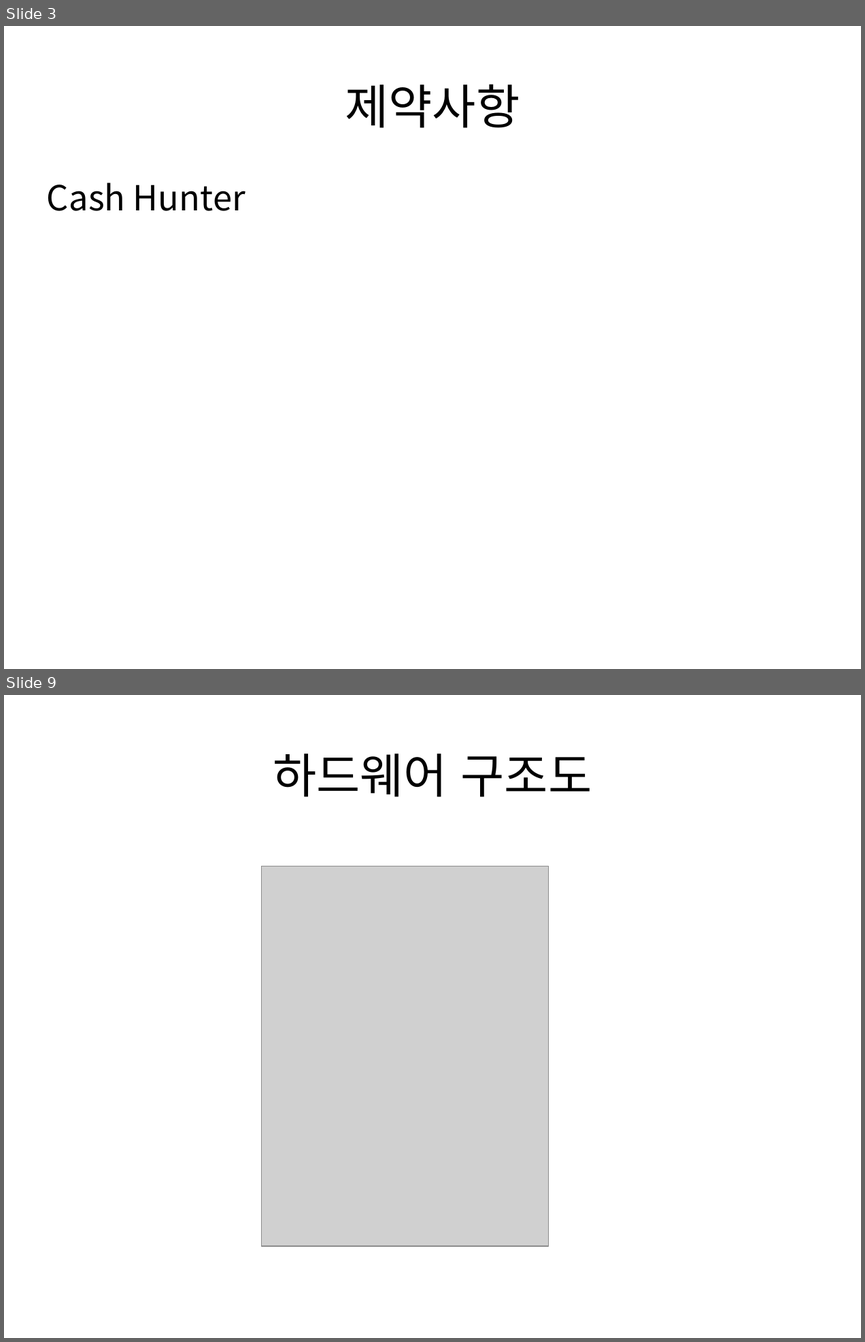
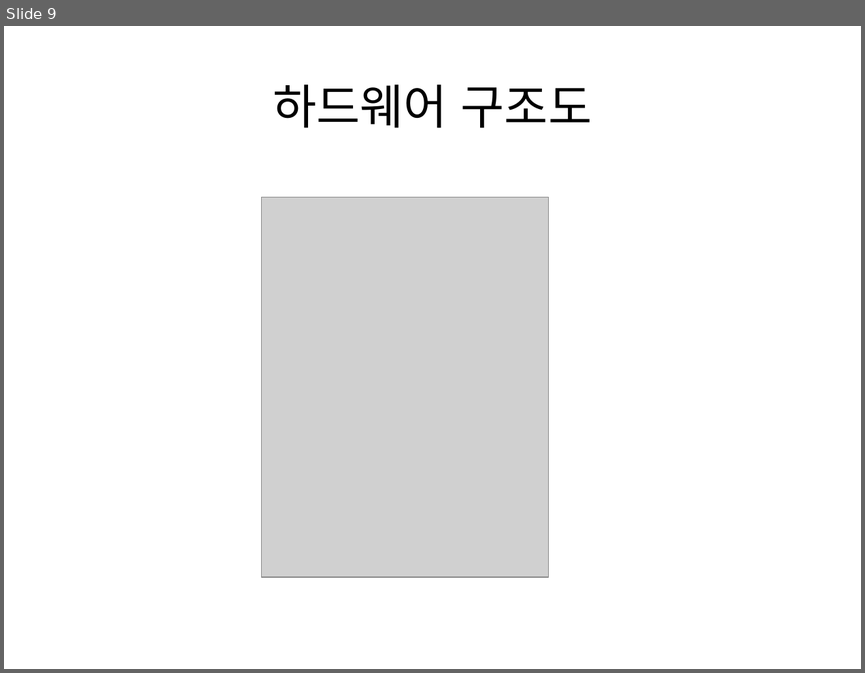
Before and after one commit to hl1itj/nds-ide, a slide deck: Term_Projects/Cash_Hunter/Cash_Hunter(프로젝트 제안발표).odp. Shown one above the other, each under a label of ours: slides 3 and 9 before the commit, slide 9 after it; the slides between them are not shown. The pictures are 865x1342 and 865x673 pixels, drawn with LibreOffice and Linux fonts; fonts in the diff are those of the drawing; grey boxes stand for pictures. Boxes give left, top, right and bottom in pixels: in the first picture for what was removed or moved away, otherwise in the second. Text is boxed around its words. In the diff, an @@ line names an element or a change of style, - is before the commit and + after.

```diff
--- a/Term_Projects/Cash_Hunter/Cash_Hunter(프로젝트 제안발표).odp
+++ b/Term_Projects/Cash_Hunter/Cash_Hunter(프로젝트 제안발표).odp
@@ slide 3 removed at (4, 26, 861, 669), background #FFFFFF @@
@@ title removed at (345, 84, 519, 128) @@
-제약사항
@@ text removed at (47, 182, 245, 211) @@
-Cash Hunter
```
Also in this commit, not shown: 8 slides changed, 1 slide added, 40 other files.
